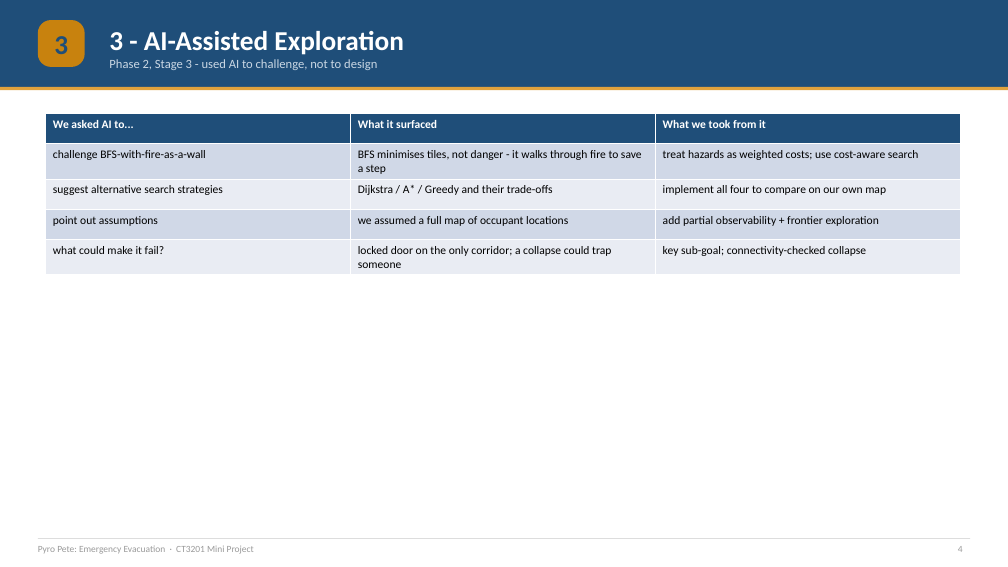
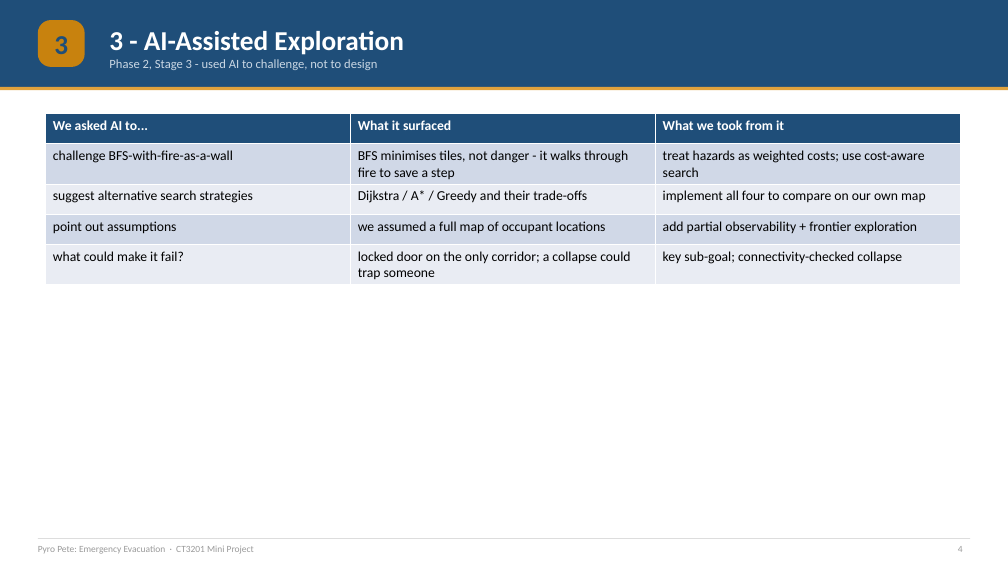
Before and after one commit to Jeb-Lee/CT3201_AI, a slide deck: slide 4 of docs/report/CT3201_Slides.pptx. Drawn at 1008x567 pixels with LibreOffice and Linux fonts; fonts in the diff are those of the drawing. Boxes give left, top, right and bottom in pixels: in the first picture for what was removed or moved away, otherwise in the second. Text is boxed around its words. In the diff, an @@ line names an element or a change of style, - is before the commit and + after.

```diff
--- a/docs/report/CT3201_Slides.pptx
+++ b/docs/report/CT3201_Slides.pptx
@@ table at box(45, 113, 960, 283) @@
@@ size 11 to 13 pt @@
```
Also in this commit, not shown: 4 other slides changed.
